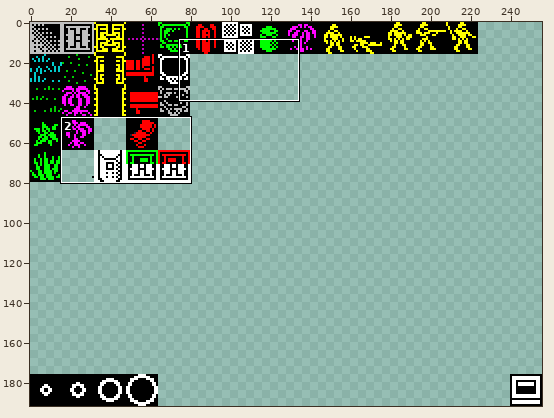
Two states of a pixel-art file, data/graph/originals/tiles_many.ase. Above: a wide view before the commit, with the close-up outlined.
Close-up. As it was:
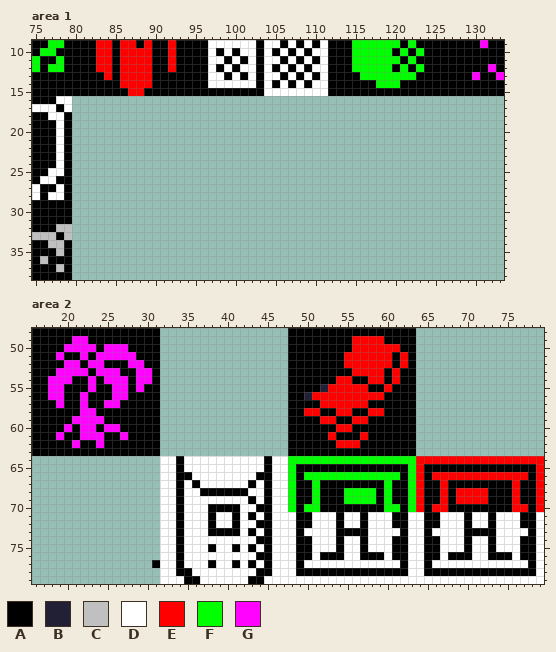
256x192 pixels, 1 frame. Colours within 5 levels of each other are drawn and written as one. Shown: area 1: x 75..133, y 9..38; area 2: x 16..79, y 48..79. The commit also changed other parts of the picture, which this record leaves out.
Palette (. is transparent): A #000000  B #222034  C #c0c0c0  D #ffffff  E #ff0000  F #00ff00  G #ff03ff
Pixels before, area 1, first column x 75:
 9 AAFFAAAAEEAEEAEAAEAAAADDDDDDADDADADADAAAFFFFFFAFAAAAAAAAGAA
10 AFFAAAAAEEAEEEEAAEAAAADADADDADADADADDAAAFFFFFAFAFAAAAAAAAAA
11 FAAFAAAAEEAEEEEAAEAAAADDADADADDADADADAAAFFFFFFAFAAAAAAAAAAA
12 FAFFAAAAEEAEEEEAAEAAAADADADDADADADADDAAAFFFFFAFAFAAAAAAAAGA
13 AAAAAAAAAEAEEEEAAAAAAADDADADADDADADADAAAAFFFFFFFAAAAAAAGAAG
14 AAAAAAAAAAAEEEEAAAAAAADDDDDDADADADADDAAAAAAFFFAAAAAAAAAAAAA
15 AAAAAAAAAAAAEEAAAAAAAAAAAAAAADDDDDDDDAAAAAAAAAAAAAAAAAAAAAA
16 AAADD......................................................
17 DDDAD......................................................
18 AADDA......................................................
19 AAADA......................................................
20 AAADA......................................................
21 AAADA......................................................
22 AAADA......................................................
23 AAADA......................................................
24 AAADA......................................................
25 AADDA......................................................
26 ADDAA......................................................
27 DAADA......................................................
28 DADDA......................................................
29 AAAAA......................................................
30 AAAAA......................................................
31 AAAAA......................................................
32 AAACC......................................................
33 CCCAC......................................................
34 AACCA......................................................
35 AAACA......................................................
36 ACAAA......................................................
37 AAACA......................................................
38 AAAAA......................................................
Pixels before, area 2, first column x 16:
48 AAAAAAAAAAAAAAAA................AAAAAAAAAAAAAAAA................
49 AAAAAGGAAAAAAAAA................AAAAAAAAEEEEAAAA................
50 AAAAGGGGAGGGAAAA................AAAAAAAAEEEEEEAA................
51 AAAGAAGAGGGGGAAA................AAAAAAAEEEEEEAEA................
52 AAAAGGAGGAAAGGAA................AAAAAAAEEEEEEAEA................
53 AAAGGGGAGGGAAGGA................AAAAAAAAEEEEAEAA................
54 AAGGGAAGAGGGAGGA................AAAAAAEEAAEEAEAA................
55 AAGGAAAGAAGGAGAA................AAAABEEEEEAAEAAA................
56 AAGGAAGAAAGGAAAA................AABEEEEEEEEEAAAA................
57 AAAGAAGAAGGAAAAA................AAAAEEEEEEAAAAAA................
58 AAAAAAGGAAAAAAAA................AAEEAAEEAAEEAAAA................
59 AAAAAGGGGAAAAAAA................AAAAEEAAEEAAAAAA................
60 AAAAGAGGAGGAAAAA................AAAAAAEEAAAAAAAA................
61 AAAGAAGGGAAGAAAA................AAAAAEAAAEAAAAAA................
62 AAAAAGAAGAAAAAAA................AAAAAAEEEAAAAAAA................
63 AAAAAAAAAAAAAAAA................AAAAAAAAAAAAAAAA................
64 ................DDADDDDDDDDDDADDFFFFFFFFFFFFFFFFEEEEEEEEEEEEEEEE
65 ................DDADDDDDDDDDDADDFAAAAAAAAAAAAAAFEAAAAAAAAAAAAAAE
66 ................DDAADDDDDDDDAADDFAFFFFFFFFFFFFAFEAEEEEEEEEEEEEAE
67 ................DDADADDDDDDADADDFAAFAAAAAAAAFAAFEAAEAAAAAAAAEAAE
68 ................DDADDAAAAAADDADDFAAFAAAFFFFAFAAFEAAEAEEEEAAAEAAE
69 ................DDADDDDDDDDADADDFAAFAAAFFFFAFAAFEAAEAEEEEAAAEAAE
70 ................DDADDDAAAADDAADDFAFFAAAAAAAAFFAFEAEEAAAAAAAAEEAE
71 ................DDADDDADDADADADDDAADDDADDADDDAADDAADDDADDADDDAAD
72 ................DDADDDADDADDAADDDAADDDADDADDDAADDAADDDADDADDDAAD
73 ................DDADDDAAAADADADDDADDDDAAAADDDDADDADDDDAAAADDDDAD
74 ................DDADDDDDDDDDAADDDAADDDADDADDDAADDAADDDADDADDDAAD
75 ................DDADDDADDADADADDDAADDDADDADDDAADDAADDDADDADDDAAD
76 ................DDADDDDDDDDDAADDDAADAAADDAAADAADDAADAAADDAAADAAD
77 ...............ADDADDDADDADADADDDADDDDDDDDDDDDADDADDDDDDDDDDDDAD
78 ................DDAADDDDDDDDAADDDAAAAAAAAAAAAAADDAAAAAAAAAAAAAAD
79 ................DDDAADDDDDDAADDDDDDDDDDDDDDDDDDDDDDDDDDDDDDDDDDD
The same view after the edit:
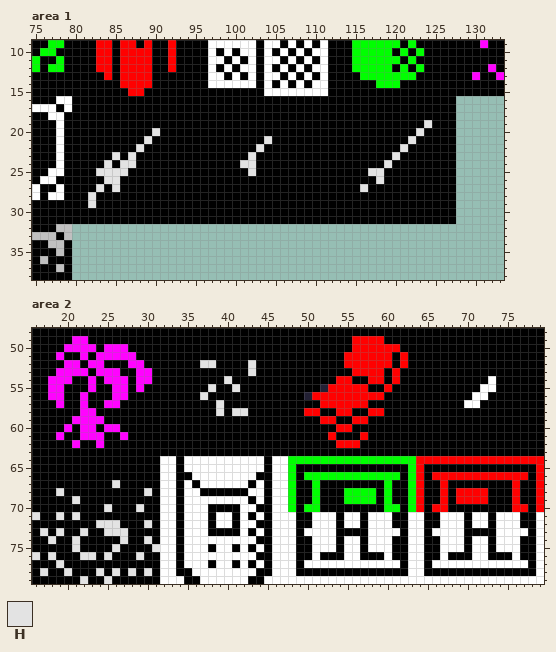
Colours new in this view: H #e3e3e3
The edit:
Changed rows in their new state; - is an unchanged pixel.
Area 1:
first column x 80:
16 AAAAAAAAAAAAAAAAAAAAAAAAAAAAAAAAAAAAAAAAAAAAAAAA
17 AAAAAAAAAAAAAAAAAAAAAAAAAAAAAAAAAAAAAAAAAAAAAAAA
18 AAAAAAAAAAAAAAAAAAAAAAAAAAAAAAAAAAAAAAAAAAAAAAAA
19 AAAAAAAAAAAAAAAAAAAAAAAAAAAAAAAAAAAAAAAAAAAAHAAA
20 AAAAAAAAAAHAAAAAAAAAAAAAAAAAAAAAAAAAAAAAAAAHAAAA
21 AAAAAAAAAHAAAAAAAAAAAAAAHAAAAAAAAAAAAAAAAAHAAAAA
22 AAAAAAAAHAAAAAAAAAAAAAAHAAAAAAAAAAAAAAAAAHAAAAAA
23 AAAAAHAHAAAAAAAAAAAAAAHAAAAAAAAAAAAAAAAAHAAAAAAA
24 AAAAHAHHAAAAAAAAAAAAAHHAAAAAAAAAAAAAAAAHAAAAAAAA
25 AAAHHHHAAAAAAAAAAAAAAAHAAAAAAAAAAAAAAHHAAAAAAAAA
26 AAAAHHAAAAAAAAAAAAAAAAAAAAAAAAAAAAAAAAHAAAAAAAAA
27 AAAHAHAAAAAAAAAAAAAAAAAAAAAAAAAAAAAAHAAAAAAAAAAA
28 AAHAAAAAAAAAAAAAAAAAAAAAAAAAAAAAAAAAAAAAAAAAAAAA
29 AAHAAAAAAAAAAAAAAAAAAAAAAAAAAAAAAAAAAAAAAAAAAAAA
30 AAAAAAAAAAAAAAAAAAAAAAAAAAAAAAAAAAAAAAAAAAAAAAAA
31 AAAAAAAAAAAAAAAAAAAAAAAAAAAAAAAAAAAAAAAAAAAAAAAA
Area 2:
first column x 16:
48 ----------------AAAAAAAAAAAAAAAA----------------AAAAAAAAAAAAAAAA
49 ----------------AAAAAAAAAAAAAAAA----------------AAAAAAAAAAAAAAAA
50 ----------------AAAAAAAAAAAAAAAA----------------AAAAAAAAAAAAAAAA
51 ----------------AAAAAAAAAAAAAAAA----------------AAAAAAAAAAAAAAAA
52 ----------------AAAAAHHAAAAHAAAA----------------AAAAAAAAAAAAAAAA
53 ----------------AAAAAAAAAAAHAAAA----------------AAAAAAAAAAAAAAAA
54 ----------------AAAAAAAAHAAAAAAA----------------AAAAAAAAADAAAAAA
55 ----------------AAAAAAHAAHAAAAAA----------------AAAAAAAADDAAAAAA
56 ----------------AAAAAHAAAAAAAAAA----------------AAAAAAADDAAAAAAA
57 ----------------AAAAAAAHAAAAAAAA----------------AAAAAADDAAAAAAAA
58 ----------------AAAAAAAHAHHAAAAA----------------AAAAAAAAAAAAAAAA
59 ----------------AAAAAAAAAAAAAAAA----------------AAAAAAAAAAAAAAAA
60 ----------------AAAAAAAAAAAAAAAA----------------AAAAAAAAAAAAAAAA
61 ----------------AAAAAAAAAAAAAAAA----------------AAAAAAAAAAAAAAAA
62 ----------------AAAAAAAAAAAAAAAA----------------AAAAAAAAAAAAAAAA
63 ----------------AAAAAAAAAAAAAAAA----------------AAAAAAAAAAAAAAAA
64 AAAAAAAAAAAAAAAA------------------------------------------------
65 AAAAAAAAAAAAAAAA------------------------------------------------
66 AAAAAAAAAAAAAAAA------------------------------------------------
67 AAAAAAAAAAHAAAAA------------------------------------------------
68 AAAHAAAAAAAAAAHA------------------------------------------------
69 AAAAAHAAAAAAAAAA------------------------------------------------
70 AAAAAAAAAHAAAHAA------------------------------------------------
71 HAAHAHAAAAAAAAAA------------------------------------------------
72 AAAAAAAAHHHAAAHA------------------------------------------------
73 AHAHAAHAAHHHAAAA------------------------------------------------
74 AAHAAHAAAAAHAAHA------------------------------------------------
75 AAAAAHAAAAHAAAAH------------------------------------------------
76 HAHAAAHHAHAAAHAA------------------------------------------------
77 AAAHAAAAAAAAAAA-------------------------------------------------
78 AHAAHAAAHAHAHAHA------------------------------------------------
79 AAAAAAHAAHAAAAAA------------------------------------------------
